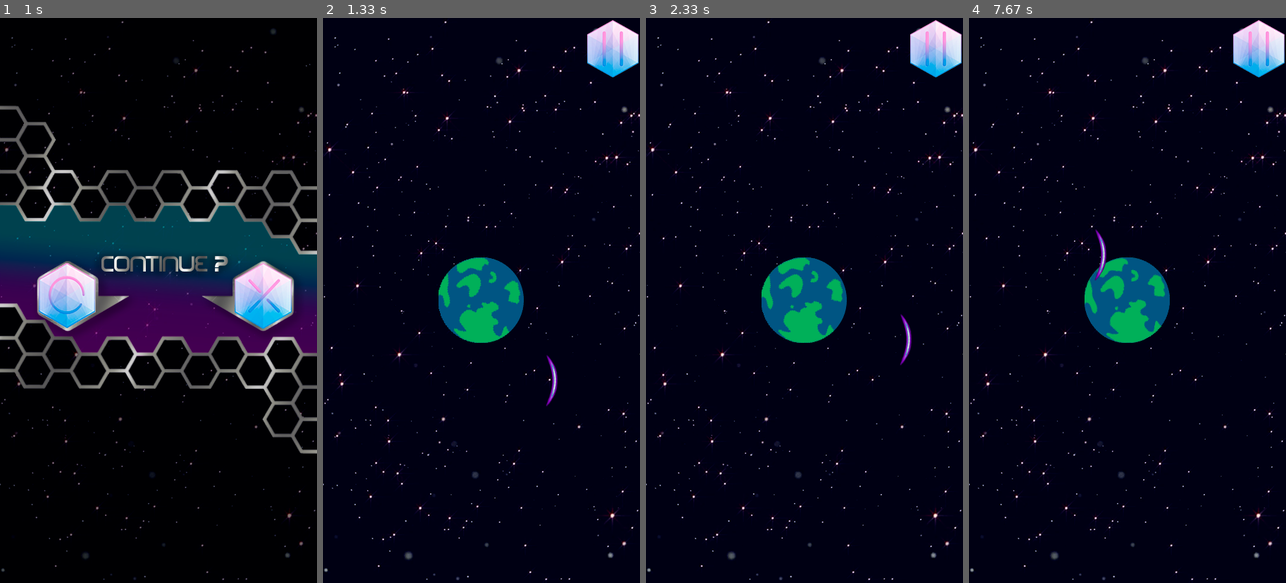
Above: before the commit, frames 1-4 (left to right).
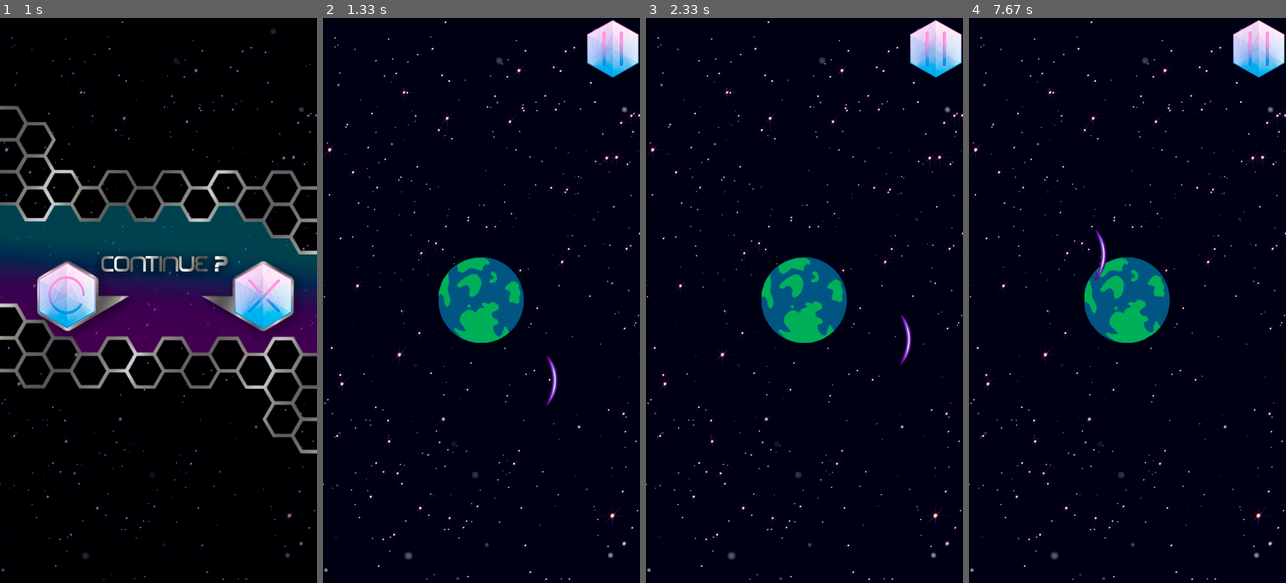
Above: after the commit, the same moments.

Repository: DualStream799/Hexon
Game: pygame game, started from Hexon_MainFile.py
Two runs of this game, one before a commit and one after it. Both use one fixed random seed, a clock stepped at 60 frames per second and the inputs below.
Inputs (mouse positions are in pixels of both pictures, inside the frame that each line leads up to):
- Up to frame 1 (1 s): click (155, 300) at 0.38 s; tap Space at 0.67 s
- Up to frame 2 (1.33 s): click (582, 283) at 1.05 s
- Up to frame 3 (2.33 s): tap Space at 1.33 s; click (728, 306) at 2.22 s
- Up to frame 4 (7.67 s): tap Space at 2.5 s; click (1013, 283) at 7.55 s

Frame 1 is identical in both runs. In frame 2, 0.2% of the frame differs, in the area x 36-64%, y 42-58%; in frame 3, 0.2%; in frame 4, 0.1%.

Commit message:
Modification in the code organization and tentative to exit button on Pause Page

Diff:
--- a/Hexon_MainFile.py
+++ b/Hexon_MainFile.py
@@ -283,14 +283,18 @@
     return rot_image
 
 
-# ------------------------------- MENUS FUNCTIONS ---------------------------------------------- #
-
-
-# Login Page
+# ------------------------------------- LOGIN PAGE ---------------------------------------------- #
+
+
+# Main loop
 def LoginPage():
 	# Loading Home Page (showing all the elements which compose the menu):
 	#screen.blit(home_page_purple, (0, 0))
 	pass
+
+
+# -------------------------------------- HOME PAGE ---------------------------------------------- #
+
 
 # Main loop
 def HomePage():
@@ -358,9 +362,13 @@
 		clock.tick(60)
 
 
+# ------------------------------------- PAUSE PAGE ---------------------------------------------- #
+
+
 def PausePage():
 	# Loop Controler:
 	pause_runner = True
+	exit_trigger = True
 	# Pause Loop:
 	while pause_runner:
 		# Loading Home Page (showing all the elements which compose the menu):
@@ -389,7 +397,9 @@
 				if (mouse_pos_x in range(but_pause_no_pos[0][0], but_pause_no_pos[1][0])) and (mouse_pos_y in range(but_pause_no_pos[0][1], but_pause_no_pos[1][1])):
 					print("Pause No Clicked")
 					pause_runner = False
-					return False
+#					exit_trigger = False
+#	if exit_trigger == False:
+#		return False
 		# Atualizating Screen:
 		pygame.display.update()
 		# Frame Rate Update (current rate: 60fps):
@@ -402,6 +412,9 @@
 
 def LoadingPage():
 	pass
+
+
+# -------------------------------------- GAME PAGE ---------------------------------------------- #
 
 
 def GamePage():
@@ -462,13 +475,13 @@
 		pygame.display.update()
 		# Frame Rate Update (current rate: 60fps):
 		clock.tick(60)
-		# Planet Continuous Rotation (reset angle counter):
+		# Planet Continuous Rotation (reset planet angle counter):
 		if planet_angle >= 360:
 			planet_angle = 0
 		else:
 			planet_angle += 0.5
 
-		# Planet Continuous Rotation (reset angle counter):
+		# Planet Continuous Rotation (reset barrier angle counter):
 		if barrier_angle >= 360:
 			barrier_angle = 0
 		else:
Not shown, changed: Images/hexon_background.psd
Not shown, changed: Images/hexon_buttons.psd
